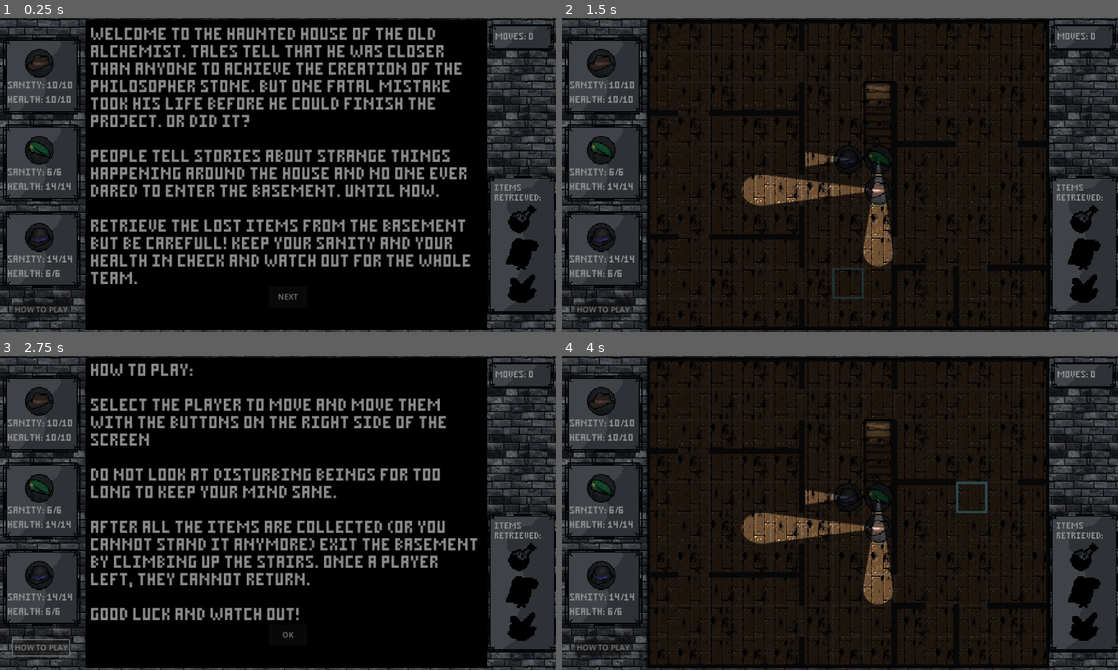
Above: before the commit, frames 1-4 (two rows, left to right).
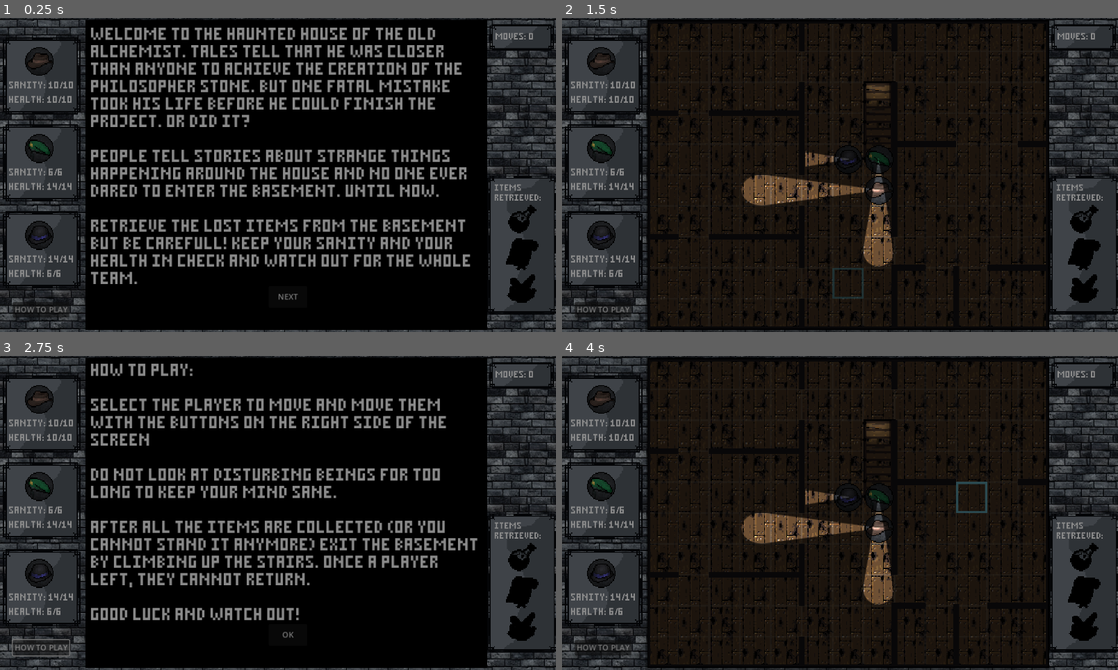
Above: after the commit, the same moments.

Repository: SirLeoIV/The-Basement
Game: Godot game, scene res://code/window.tscn
Same seed, same stepped clock (60 frames per second), same inputs: the game is played once before the commit and once after it.
Inputs (mouse positions are in pixels of both pictures, inside the frame that each line leads up to):
- Up to frame 1 (0.25 s): no input
- Up to frame 2 (1.5 s): click "NEXT" at 0.5 s; click "OK" at 1.25 s
- Up to frame 3 (2.75 s): click "HOW TO PLAY" at 2 s
- Up to frame 4 (4 s): click "OK" at 2.75 s; tap Enter at 3.5 s; move the mouse to (962, 497) at 3.52 s; click (962, 497) at 3.67 s

The runs differ from the first frame. In frame 1, 1.4% of the frame differs, in the area x 1-14%, y 9-83%; in frame 2, 1.4%; in frame 3, 1.4%; in frame 4, 1.4%.

Commit message:
make player description work again + change project name

Diff:
--- a/code/board/Board.gd
+++ b/code/board/Board.gd
@@ -137,6 +137,29 @@
 func make_move():
 	increment_moves()
 	get_node("FloorGrid").selected = selected_player.pos
+	check_items()
+	for p in players:
+		players[p].get_node("Hit Light").visible = false
+	check_monsters()
+	check_players()
+	select(get_node("FloorGrid").selected)
+
+	if players.size() == 0:
+		visible = false
+		get_parent().get_node("Game over").visible = true
+	else:
+		var game_running = false
+		for p in players:
+			if !players[p].safe:
+				game_running = true
+		if !game_running:
+			show_winning_screen()
+
+func increment_moves(i:int = 1):
+	moves = min(999, moves + i)
+	get_parent().get_node("Moves-Sign/MovesLabel").text = "Moves: " + str(moves)
+
+func check_items():
 	for i in items:
 		var item = items[i]
 		if item.hit(selected_player.pos):
@@ -148,115 +171,106 @@
 				set_item_color(get_parent().get_node("Items-Sign/Gems"))
 			elif item.type == Item.types.RECIPE:
 				set_item_color(get_parent().get_node("Items-Sign/Recipe"))
-
 	update_items()
 
+func check_monsters():
 	for monster in monsters:
-		var monster_visible = false
 		monster.visible = false
-		for p in players:
-			var player = players[p]
-			player.get_node("Hit Light").visible = false
-			for tile in player.get_lit_area():
-				if monster.pos.x == tile.x && monster.pos.y == tile.y:
-					monster_visible = true
-					monster.visible = true
-					player.sanity = player.sanity - 3
-
-		if monster_visible == false:
-			var monster_hits = false
-			var player_hitting = null
-			for p in players:
-				if monster.hitting_player(players[p].prev_pos):
-					monster_hits = true
-					player_hitting = players[p]
-			if monster_hits:
-				if monster.hitting_player(player_hitting.pos):
-					#if player_hitting.can_move_there(monster.pos):
-						player_hitting.health = player_hitting.health - 1
-						player_hitting.update_sign()
-						player_hitting.get_node("Hit Light").visible = true
-					#else:
-					#	pass
-			else:
-				var target = monster.nearest_player(players)
-				var rng = RandomNumberGenerator.new().randi_range(0, 2)
-				for i in rng:
-					if !monster.hitting_player(target.pos):
-						monster.move_step_to_player(target.prev_pos)
-
+		check_monster_visibility(monster)
+		if monster.visible == false:
+			check_monster_attack(monster)
+
+func check_monster_visibility(monster):
 	for p in players:
 		var player = players[p]
-		#players[p].health = min(players[p].max_health, players[p].health + 1)
+		for tile in player.get_lit_area():
+			if monster.pos.x == tile.x && monster.pos.y == tile.y:
+				monster.visible = true
+				player.sanity = player.sanity - 3
+				player.update_sign()
+
+func check_monster_attack(monster):
+	var monster_hits = false
+	var player_hitting = null
+	for p in players:
+		if monster.hitting_player(players[p].prev_pos):
+			monster_hits = true
+			player_hitting = players[p]
+	if monster_hits:
+		perform_monster_hit(monster, player_hitting)
+	else:
+		monster_move_to_nearest_player(monster)
+
+func perform_monster_hit(monster, player_hitting):
+	if monster.hitting_player(player_hitting.pos):
+		player_hitting.health = player_hitting.health - 1
+		player_hitting.update_sign()
+		player_hitting.get_node("Hit Light").visible = true
+
+func monster_move_to_nearest_player(monster):
+	var target = monster.nearest_player(players)
+	var rng = randi_range(0, 2)
+	for i in rng:
+		if !monster.hitting_player(target.pos):
+			monster.move_step_to_player(target.prev_pos)
+
+func check_players():
+	for p in players:
+		var player = players[p]
 		player.sanity = min(player.max_sanity, player.sanity + 1)
 		player.set_pos(player.pos)
 		player.update_sign()
-		if player.pos.x == 7 && player.pos.y == 2:
-			player.visible = false
-			player.set_pos(Vector2i(-1, -1))
-			# players.erase(p)
-			player.safe = true
-			player.sign.get_node("Selected").visible = false
-			player.sign.get_node("Safe").visible = true
+		if player.pos.x == 7 && player.pos.y == 2: # top of the stairs
+			player_exits_basement(player)
 		else:
 			if player.sanity <= 0:
-				var pos = player.pos
-				player.visible = false
-				player.sign.get_node("Selected").visible = false
-				player.sign.get_node("Dead").visible = true
 				players.erase(p)
-				var Monster = load("res://code/board/monster.tscn")
-				var new_monster = Monster.instantiate()
-				monsters.append(new_monster)
-				add_child(new_monster)
-				new_monster.set_pos(pos)
-				new_monster.visible = false
+				player_goes_insane(player)
 			if player.health <= 0:
-				var pos = player.pos
-				player.visible = false
-				player.sign.get_node("Selected").visible = false
-				player.sign.get_node("Dead").visible = true
 				players.erase(p)
-				var Skull = load("res://code/board/skull.tscn")
-				var skull = Skull.instantiate()
-				add_child(skull)
-				skull.set_position(player.position)
-
-	for p in players:
-		for monster in monsters:
-			#monster.visible = false
-			for tile in players[p].get_lit_area():
-				if monster.pos.x == tile.x && monster.pos.y == tile.y:
-					#monster.visible = true
-					#print("monster!" + str(monster.pos))
-					pass
-			#monster.visible = true # TODO
-	select(get_node("FloorGrid").selected)
-
-	if players.size() == 0:
-		visible = false
-		get_parent().get_node("Game over").visible = true
-	else:
-		var game_running = false
-		for p in players:
-			if !players[p].safe:
-				game_running = true
-		if !game_running:
-			visible = false
-			var win_sreen = get_parent().get_node("Winning Screen")
-			win_sreen.visible = true
-			win_sreen.moves = moves
-			win_sreen.players = players.size()
-			var items_retrieved = 0
-			for i in items:
-				if items[i].retrieved:
-					items_retrieved += 1
-			win_sreen.items = items_retrieved
-			win_sreen.calculate_score()
-
-func increment_moves(i:int = 1):
-	moves = min(999, moves + i)
-	get_parent().get_node("Moves-Sign/MovesLabel").text = "Moves: " + str(moves)
+				player_dies(player)
+
+func player_exits_basement(player):
+	player.visible = false
+	player.set_pos(Vector2i(-1, -1))
+	player.safe = true
+	player.sign.get_node("Selected").visible = false
+	player.sign.get_node("Safe").visible = true
+
+func player_goes_insane(player):
+	var pos = player.pos
+	player.visible = false
+	player.sign.get_node("Selected").visible = false
+	player.sign.get_node("Dead").visible = true
+	var Monster = load("res://code/board/monster.tscn")
+	var new_monster = Monster.instantiate()
+	monsters.append(new_monster)
+	add_child(new_monster)
+	new_monster.set_pos(pos)
+	new_monster.visible = false
+
+func player_dies(player):
+	var pos = player.pos
+	player.visible = false
+	player.sign.get_node("Selected").visible = false
+	player.sign.get_node("Dead").visible = true
+	var Skull = load("res://code/board/skull.tscn")
+	var skull = Skull.instantiate()
+	add_child(skull)
+	skull.set_position(player.position)
+
+func show_winning_screen():
+	visible = false
+	var win_sreen = get_parent().get_node("Winning Screen")
+	win_sreen.visible = true
+	win_sreen.moves = moves
+	win_sreen.players = players.size()
+	var items_retrieved = 0
+	for i in items:
+		if items[i].retrieved:
+			items_retrieved += 1
+	win_sreen.items = items_retrieved
+	win_sreen.calculate_score()
 
 func set_item_gray(item: Sprite2D):
 	item.modulate = Color(0,0,0)
--- a/code/main.tscn
+++ b/code/main.tscn
@@ -18,7 +18,6 @@
 [ext_resource type="Script" path="res://code/board/Board.gd" id="11_vi0ud"]
 [ext_resource type="Script" path="res://code/board/Item.gd" id="15_ld5tn"]
 [ext_resource type="Script" path="res://code/board/floorGrid.gd" id="16_eukrl"]
-[ext_resource type="PackedScene" uid="uid://78cj2duvfo06" path="res://code/board/skull.tscn" id="17_7p25y"]
 [ext_resource type="PackedScene" uid="uid://x4ctvne50jtd" path="res://code/board/monster.tscn" id="17_pg8hj"]
 [ext_resource type="PackedScene" uid="uid://c1fwa3ykfbx03" path="res://code/controls.tscn" id="21_ulc12"]
 [ext_resource type="PackedScene" uid="uid://rysvqe6xyesh" path="res://code/screens/welcome_screen.tscn" id="22_3u1k4"]
@@ -221,10 +220,6 @@
 texture = ExtResource("6_uexrn")
 script = ExtResource("15_ld5tn")
 
-[node name="Skull" parent="Board" instance=ExtResource("17_7p25y")]
-visible = false
-position = Vector2(48, 48)
-
 [node name="Monster" parent="Board" instance=ExtResource("17_pg8hj")]
 position = Vector2(82.5, 44.5)
 
--- a/code/player_sign.gd
+++ b/code/player_sign.gd
@@ -13,10 +13,13 @@
 	get_node("Avatar Scolar").visible = false
 	if id == 1:
 		get_node("Avatar Explorer").visible = true
+		get_node("Desciption/Label").text = "     The explorer! \nLeader of this adventure. \nHas a strong flashlight."
 	if id == 2:
 		get_node("Avatar Guardian").visible = true
+		get_node("Desciption/Label").text = "     The Guardian! \nStrong muscels. \nWeak mind."
 	if id == 3:
 		get_node("Avatar Scolar").visible = true
+		get_node("Desciption/Label").text = "     The scholar! \nKnows things \nDo not leave him alone!"
 
 
 # Called every frame. 'delta' is the elapsed time since the previous frame.
--- a/code/player_sign.tscn
+++ b/code/player_sign.tscn
@@ -38,17 +38,17 @@
 label_settings = SubResource("LabelSettings_0s6wy")
 
 [node name="Sanity" type="Label" parent="."]
-offset_left = -140.0
+offset_left = -136.0
 offset_top = 22.0
-offset_right = 140.0
+offset_right = 144.0
 offset_bottom = 92.0
 text = "SANITY: 10/10"
 label_settings = SubResource("LabelSettings_0s6wy")
 
 [node name="Health" type="Label" parent="."]
-offset_left = -140.0
+offset_left = -136.0
 offset_top = 82.0
-offset_right = 140.0
+offset_right = 144.0
 offset_bottom = 152.0
 text = "HEALTH: 10/10"
 label_settings = SubResource("LabelSettings_0s6wy")
@@ -72,25 +72,24 @@
 texture = ExtResource("4_x5eq5")
 
 [node name="Avatar Explorer" type="Sprite2D" parent="."]
-position = Vector2(-10, -52)
+position = Vector2(-10, -60)
 scale = Vector2(0.2, 0.2)
 texture = ExtResource("5_ni6ib")
 metadata/player_id = 1
 
 [node name="Avatar Guardian" type="Sprite2D" parent="."]
 visible = false
-position = Vector2(-10, -52)
+position = Vector2(-10, -60)
 scale = Vector2(0.2, 0.2)
 texture = ExtResource("6_amwm7")
 
 [node name="Avatar Scolar" type="Sprite2D" parent="."]
 visible = false
-position = Vector2(-10, -52)
+position = Vector2(-10, -60)
 scale = Vector2(0.2, 0.2)
 texture = ExtResource("7_uakss")
 
 [node name="Desciption" type="Sprite2D" parent="."]
-visible = false
 light_mask = 2
 position = Vector2(490, -16)
 scale = Vector2(2, 2)
@@ -119,3 +118,6 @@
 [node name="CollisionShape2D" type="CollisionShape2D" parent="Area2D"]
 position = Vector2(0, 1)
 shape = SubResource("RectangleShape2D_fjeej")
+
+[connection signal="mouse_entered" from="Area2D" to="." method="_on_area_2d_mouse_entered"]
+[connection signal="mouse_exited" from="Area2D" to="." method="_on_area_2d_mouse_exited"]
--- a/code/screens/winning_screen.gd
+++ b/code/screens/winning_screen.gd
@@ -1,8 +1,8 @@
 extends Node2D
 
-var moves = 0
-var items = 0
-var players = 0
+var moves: int = 0
+var items: int = 0
+var players: int = 0
 
 # Called when the node enters the scene tree for the first time.
 func _ready():
--- a/project.godot
+++ b/project.godot
@@ -10,7 +10,7 @@
 
 [application]
 
-config/name="Shadow-Alchemy"
+config/name="The Basement"
 run/main_scene="res://code/window.tscn"
 config/features=PackedStringArray("4.2", "GL Compatibility")
 config/icon="res://assets/graphics/characters/Monster.png"
Not shown: 1 places in code/main.tscn that only renumber resources
